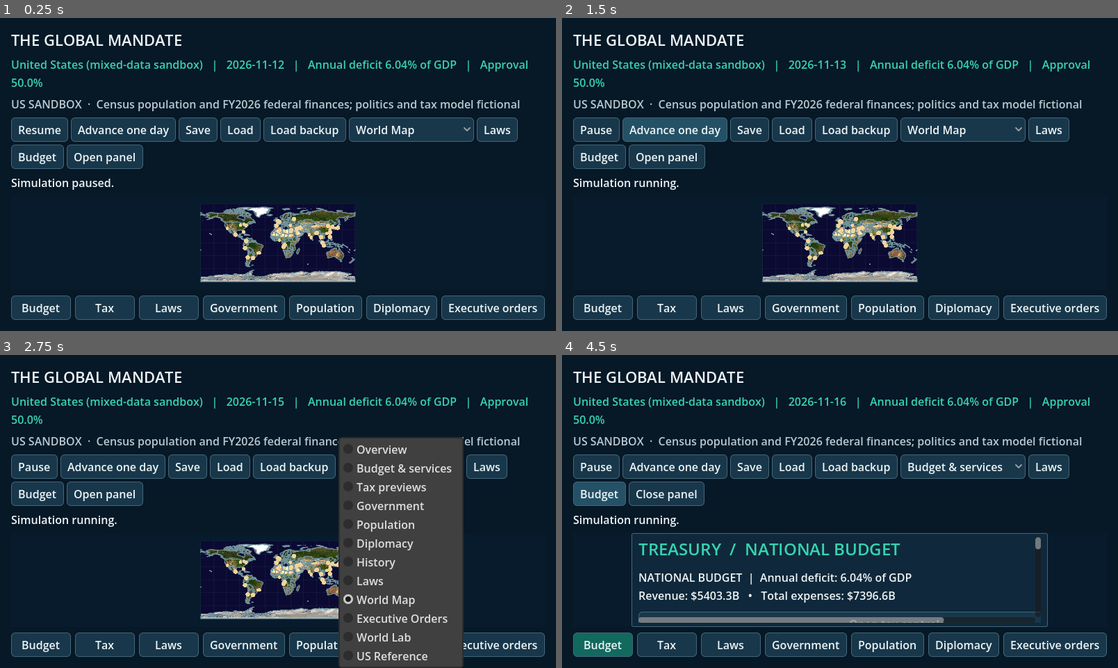
Above: before the commit, frames 1-4 (two rows, left to right).
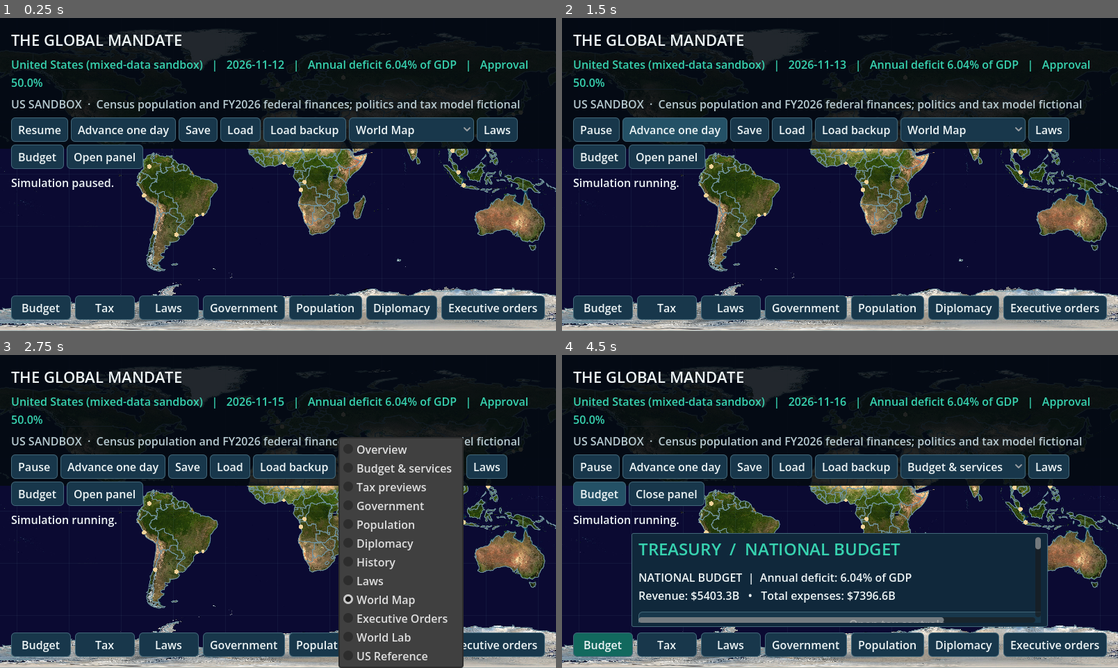
Above: after the commit, the same moments.

Repository: bhavishyadash/the-global-mandate
Game: Godot game, scene res://main.tscn
The game is run twice, just before and just after one commit, with the same random seed, the same clock (stepped at 60 frames per second) and the same inputs.
Inputs:
- Up to frame 1 (0.25 s): no input
- Up to frame 2 (1.5 s): click "Resume" at 0.5 s; click "Advance one day" at 1.25 s
- Up to frame 3 (2.75 s): click "World Map" at 2 s
- Up to frame 4 (4.5 s): click "Laws" at 2.75 s; click "Laws" at 3.5 s; click "Budget" at 4.25 s

The runs differ from the first frame. In frame 1, 17% of the frame differs, in the area x 0-100%, y 3-100%; in frame 2, 17%; in frame 3, 14%; in frame 4, 12%.

Commit message:
Session 126: display map across the screen

Diff:
--- a/tests/ui_test.gd
+++ b/tests/ui_test.gd
@@ -73,7 +73,7 @@
 	screen.set_process(false)
 	assert(screen.world.scenario_id == "usa_sandbox" and "6.04% of GDP" in screen.government_status.text)
 	assert(screen.selected_law_id == "topic_finance_federal_budget_framework" and not screen.procurement_panel.visible)
-	assert(screen.world_map.get_parent() == screen.dashboard_stage and screen.world_map.visible and not screen.dashboard_panel.visible)
+	assert(screen.world_map.get_parent() == screen and screen.world_map.visible and not screen.dashboard_panel.visible)
 	screen._apply_responsive_layout(true)
 	assert(screen.compact_menu.visible and not screen.dashboard_picker.visible and not screen.mode_notice.visible)
 	assert(screen.law_heading_label.text == "LAWS" and not screen.law_explanation_label.visible)
@@ -88,7 +88,7 @@
 	assert(screen.dashboard_panel.visible and screen.dashboard_tabs.current_tab == 7 and screen.world_map.visible)
 	for index in range(screen.dashboard_tabs.get_tab_count()):
 		screen.dashboard_tabs.current_tab = index
-		assert(screen.world_map.visible and screen.world_map.get_parent() == screen.dashboard_stage)
+		assert(screen.world_map.visible and screen.world_map.get_parent() == screen)
 	var laws_shortcut: Button = screen.find_child("OpenLaws", true, false)
 	laws_shortcut.pressed.emit()
 	assert(screen.dashboard_panel.visible and screen.dashboard_tabs.current_tab == 7)
--- a/ui/main.gd
+++ b/ui/main.gd
@@ -259,11 +259,13 @@
 		set_process(false)
 		return
 	var margin := MarginContainer.new()
+	margin.mouse_filter = Control.MOUSE_FILTER_IGNORE
 	margin.set_anchors_and_offsets_preset(Control.PRESET_FULL_RECT)
 	for edge in ["margin_left", "margin_top", "margin_right", "margin_bottom"]:
 		margin.add_theme_constant_override(edge, 16)
 	add_child(margin)
 	var layout := VBoxContainer.new()
+	layout.mouse_filter = Control.MOUSE_FILTER_IGNORE
 	layout.size_flags_horizontal = Control.SIZE_EXPAND_FILL
 	layout.size_flags_vertical = Control.SIZE_EXPAND_FILL
 	layout.add_theme_constant_override("separation", 8)
@@ -472,6 +474,7 @@
 	# growing decision panels into independently scrollable sections.
 	dashboard_stage = Control.new()
 	dashboard_stage.name = "MapStage"
+	dashboard_stage.mouse_filter = Control.MOUSE_FILTER_IGNORE
 	dashboard_stage.size_flags_horizontal = Control.SIZE_EXPAND_FILL
 	dashboard_stage.size_flags_vertical = Control.SIZE_EXPAND_FILL
 	dashboard_stage.clip_contents = true
@@ -601,8 +604,15 @@
 	world_map.size_flags_horizontal = Control.SIZE_EXPAND_FILL
 	world_map.size_flags_vertical = Control.SIZE_EXPAND_FILL
 	map_layout.add_child(world_map)
-	world_map.reparent(dashboard_stage)
-	dashboard_stage.move_child(world_map, 0)
+	world_map.reparent(self)
+	move_child(world_map, 1)
+	var header_backdrop := ColorRect.new()
+	header_backdrop.color = Color(0.015, 0.04, 0.065, 0.88)
+	header_backdrop.mouse_filter = Control.MOUSE_FILTER_IGNORE
+	header_backdrop.anchor_right = 1.0
+	header_backdrop.offset_bottom = 188.0
+	add_child(header_backdrop)
+	move_child(header_backdrop, 2)
 	world_map.custom_minimum_size = Vector2.ZERO
 	world_map.set_anchors_and_offsets_preset(Control.PRESET_FULL_RECT)
 	_set_dashboard_open(false)
--- a/ui/world_map.gd
+++ b/ui/world_map.gd
@@ -86,7 +86,7 @@
 	return Vector2(float(point[0]) / 360.0, -float(point[1]) / 180.0)
 
 func _map_width() -> float:
-	return maxf(1.0, minf(size.x - 24.0, (size.y - 24.0) * 2.0))
+	return maxf(1.0, maxf(size.x, size.y * 2.0))
 
 func unit_to_screen(point: Vector2) -> Vector2:
 	var width := _map_width() * map_zoom
Not shown, changed: docs/GAME_DEVELOPMENT_REPORT.md
Not shown, added: docs/SESSION_126.md
